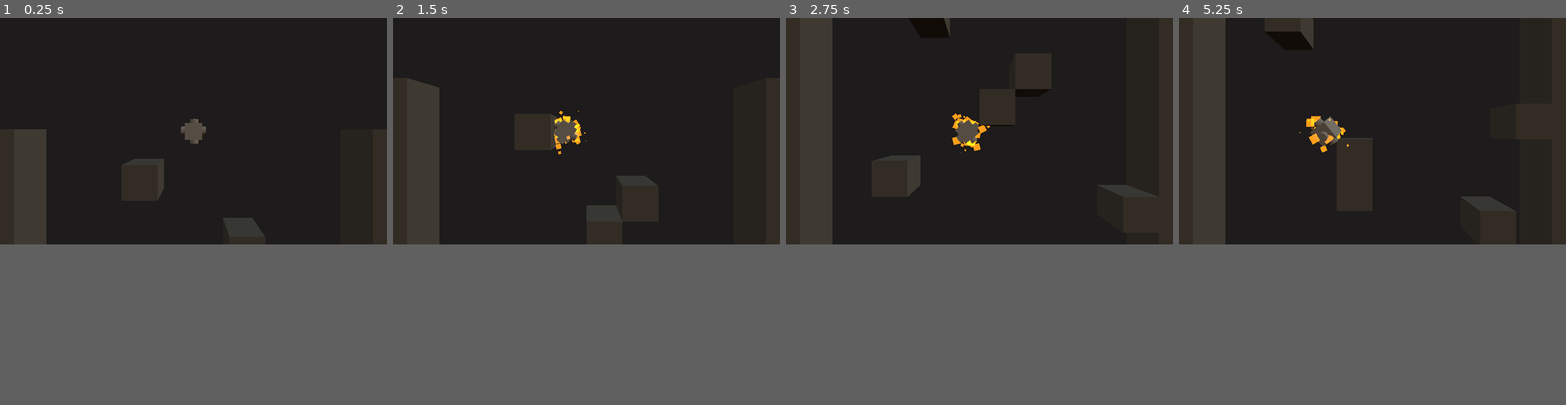
Above: before the commit, frames 1-4 (left to right).
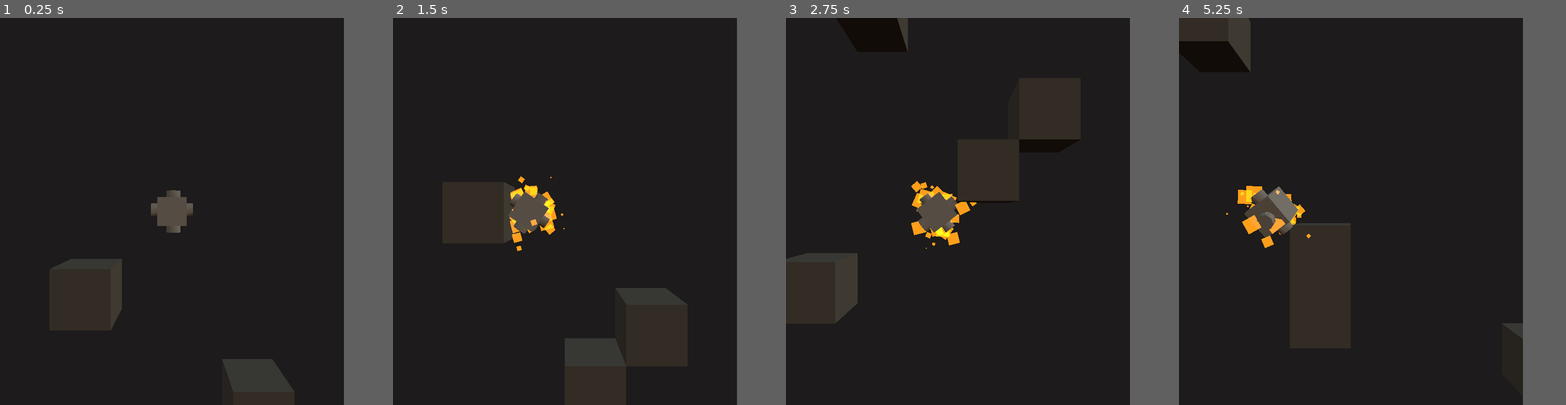
Above: after the commit, the same moments.

Repository: marksteve/SudoXE
Game: Godot game, scene res://Main.tscn
Same seed, same stepped clock (60 frames per second), same inputs: the game is played once before the commit and once after it.
Inputs:
- Up to frame 1 (0.25 s): no input
- Up to frame 2 (1.5 s): hold Right (ui_right) 0.53-1.28 s; hold Down (ui_down) from 1.28 s (still down)
- Up to frame 3 (2.75 s): release Down (ui_down) at 2.03 s; hold Right (ui_right) from 2.03 s (still down)
- Up to frame 4 (5.25 s): release Right (ui_right) at 2.78 s; hold Up (ui_up) 2.78-3.53 s; hold Left (ui_left) 3.53-5.03 s; hold Down (ui_down) from 5.03 s (still down)
In our replay, the window is 800x468 before the commit and 711x800 after it. These sizes can differ from the game's own. Grey fills any space a smaller window leaves; there, only what the larger window draws over its background counts as a difference.

The runs differ from the first frame. In frame 1, 6.3% of the frame differs, in the area x 3-77%, y 26-97%; in frame 2, 7.9%; in frame 3, 8.8%, in the area x 0-89%, y 0-79%; in frame 4, 8.0%.

Commit message:
Update window size

Diff:
--- a/project.godot
+++ b/project.godot
@@ -14,6 +14,12 @@
 run/main_scene="res://Main.tscn"
 config/icon="res://icon.png"
 
+[display]
+
+window/size/width=960
+window/size/height=1080
+window/stretch/aspect="keep_height"
+
 [physics]
 
 common/enable_pause_aware_picking=true
